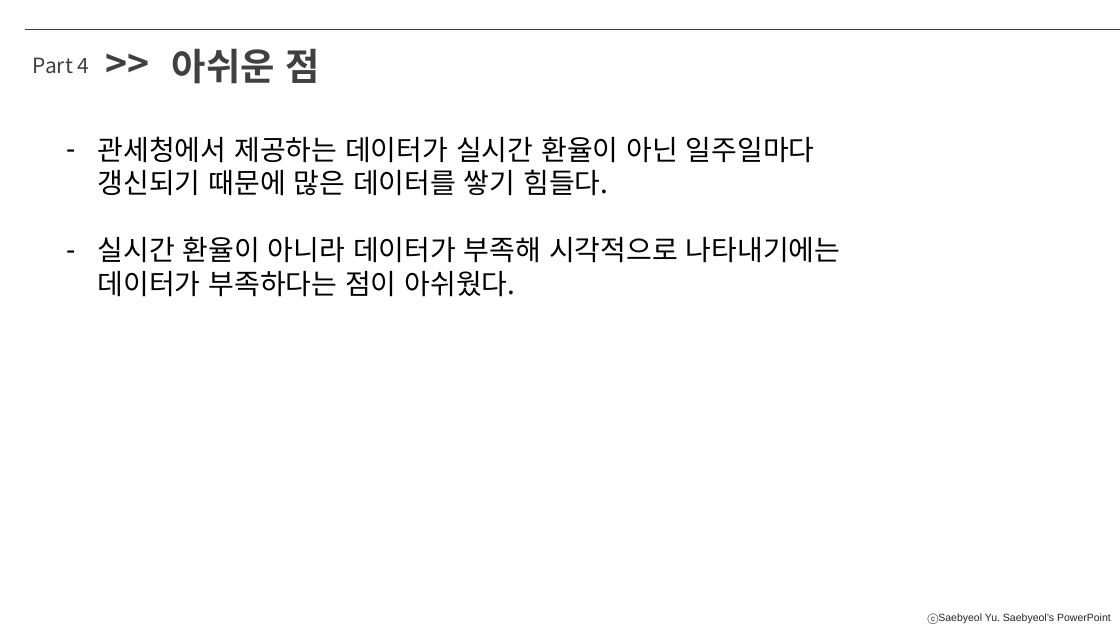
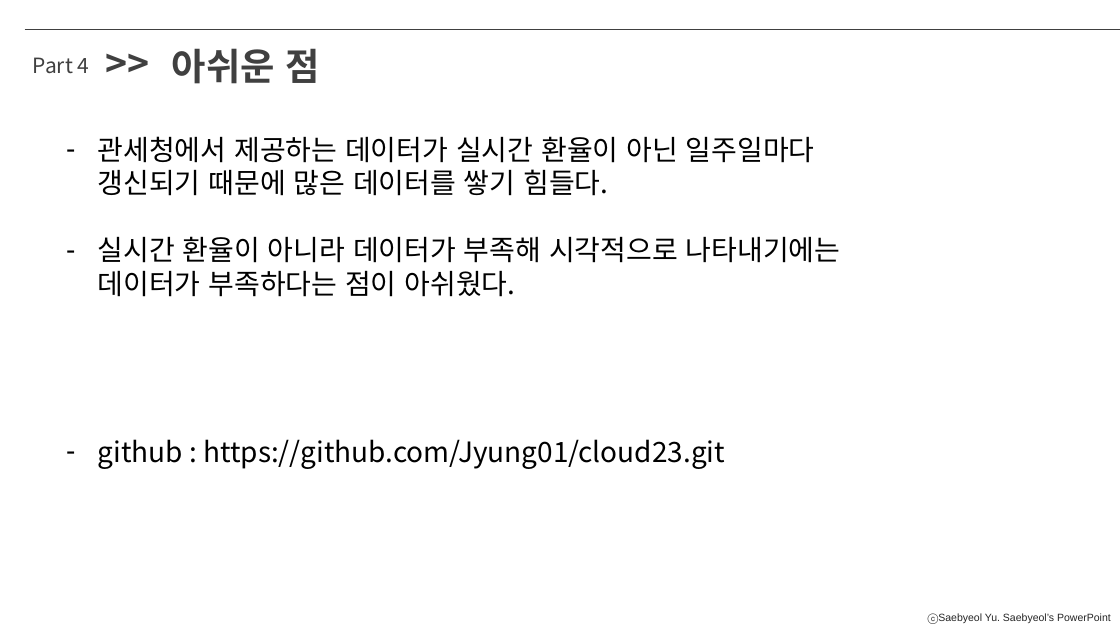
Before and after one commit to Jyung01/cloud23, a slide deck: slide 13 of 클라우드가상화_양지웅.pptx. Drawn at 1120x630 pixels with LibreOffice and Linux fonts; fonts in the diff are those of the drawing. Boxes give left, top, right and bottom in pixels: in the first picture for what was removed or moved away, otherwise in the second. Text is boxed around its words. In the diff, an @@ line names an element or a change of style, - is before the commit and + after.

```diff
--- a/클라우드가상화_양지웅.pptx
+++ b/클라우드가상화_양지웅.pptx
@@ text at (98,439,725,469): paragraph added @@
+– github : https://github.com/Jyung01/cloud23.git
```
Also in this commit, not shown: 1 other file.
